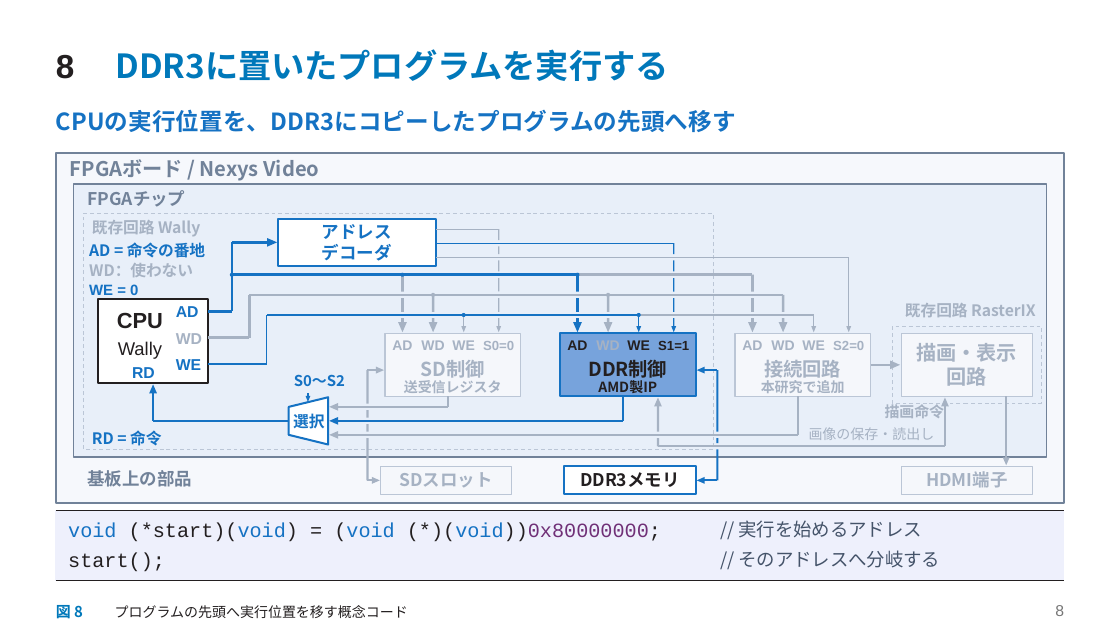
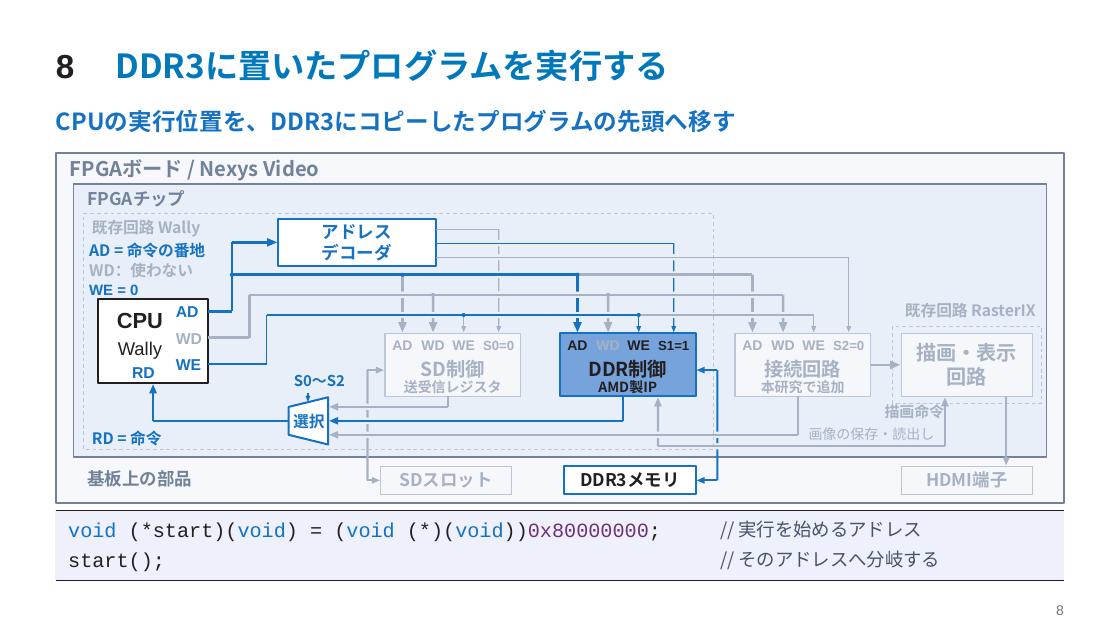
Before and after one commit to SoshiroFujimori/wally-game-console-research, a slide deck: slide 8 of docs/presentation/中間発表_主要事項.pptx. Drawn at 1120x630 pixels with LibreOffice and Linux fonts; fonts in the diff are those of the drawing. Boxes give left, top, right and bottom in pixels: in the first picture for what was removed or moved away, otherwise in the second. Text is boxed around its words. In the diff, an @@ line names an element or a change of style, - is before the commit and + after.

```diff
--- a/docs/presentation/中間発表_主要事項.pptx
+++ b/docs/presentation/中間発表_主要事項.pptx
@@ text removed at (x1=56, y1=602, x2=83, y2=622) @@
-図 8
@@ text removed at (x1=115, y1=605, x2=408, y2=618) @@
-プログラムの先頭へ実行位置を移す概念コード
```
Also in this commit, not shown: 20 other slides changed, 26 other files.
